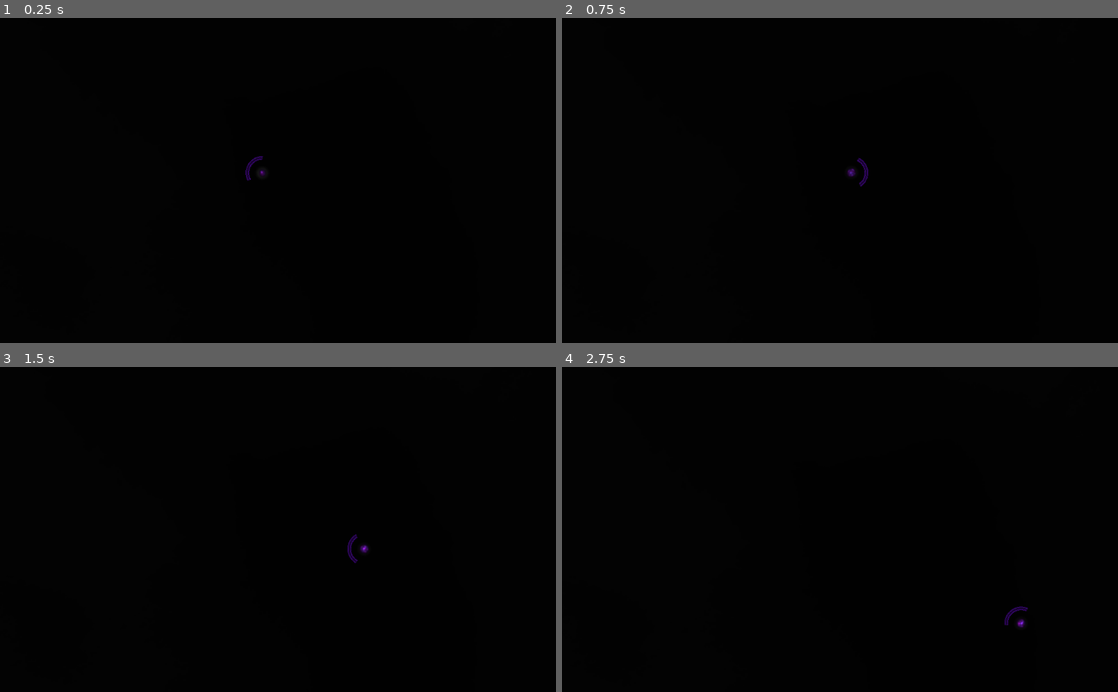
Above: before the commit, frames 1-4 (two rows, left to right).
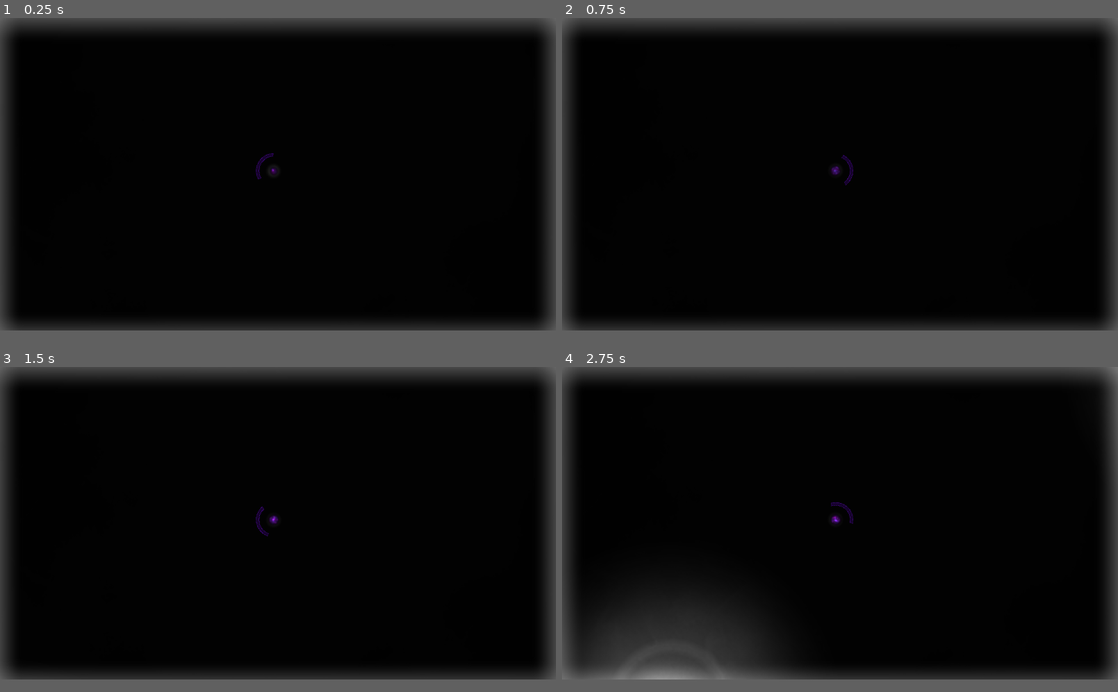
Above: after the commit, the same moments.

Repository: Ascept94/GameHamBurger
Game: Godot game, scene res://Scenes/main.tscn
Same seed, same stepped clock (60 frames per second), same inputs: the game is played once before the commit and once after it.
Inputs (mouse positions are in pixels of both pictures, inside the frame that each line leads up to):
- Up to frame 1 (0.25 s): no input
- Up to frame 2 (0.75 s): tap Enter at 0.5 s; move the mouse to (962, 164) at 0.52 s; hold D (move_right) from 0.53 s (still down)
- Up to frame 3 (1.5 s): tap Space at 1.25 s; move the mouse to (166, 545) at 1.27 s; release D (move_right) at 1.28 s; hold S (move_down) from 1.28 s (still down)
- Up to frame 4 (2.75 s): move the mouse to (895, 458) at 2.02 s; release S (move_down) at 2.03 s; hold D (move_right) from 2.03 s (still down)
In our replay, the window is 800x468 before the commit and 800x450 after it. These sizes can differ from the game's own. Grey fills any space a smaller window leaves; there, only what the larger window draws over its background counts as a difference.

The runs differ from the first frame. In frame 1, 9.7% of the frame differs, in the area x 0-100%, y 0-97%; in frame 2, 9.7%; in frame 3, 9.7%; in frame 4, 17%.

Commit message:
Ya casi todo va bien

Diff:
--- a/Scenes/Light2D.tscn
+++ b/Scenes/Light2D.tscn
@@ -5,14 +5,13 @@
 [ext_resource path="res://Scripts/GlowFlicker3.gd" type="Script" id=3]
 [ext_resource path="res://Scripts/PoinLight.gd" type="Script" id=4]
 
-
 [sub_resource type="CircleShape2D" id=1]
 radius = 13.0
 
 [node name="PointLight" type="Node2D"]
 script = ExtResource( 4 )
-speed = 250.0
-radius = 175.0
+speed = 225.0
+radius = 500.0
 
 [node name="Light2D" type="Light2D" parent="."]
 position = Vector2( 0, -1.27631 )
--- a/Scenes/Spawer.tscn
+++ b/Scenes/Spawer.tscn
@@ -2,7 +2,6 @@
 
 [ext_resource path="res://Scripts/Spawer.gd" type="Script" id=1]
 [ext_resource path="res://Scenes/Light2D.tscn" type="PackedScene" id=2]
-
 
 [node name="Spawer" type="Node2D"]
 script = ExtResource( 1 )
@@ -10,6 +9,6 @@
 light = ExtResource( 2 )
 
 [node name="Timer" type="Timer" parent="."]
-wait_time = 5.0
+wait_time = 0.2
 autostart = true
 [connection signal="timeout" from="Timer" to="." method="_on_Timer_timeout"]
--- a/Scenes/main.tscn
+++ b/Scenes/main.tscn
@@ -1,14 +1,17 @@
-[gd_scene load_steps=7 format=2]
+[gd_scene load_steps=9 format=2]
 
 [ext_resource path="res://Sprites/WhiteBackground.png" type="Texture" id=1]
 [ext_resource path="res://Scripts/JustRotate.gd" type="Script" id=2]
 [ext_resource path="res://Scenes/Player.tscn" type="PackedScene" id=3]
 [ext_resource path="res://Songs/08 Nana 3.ogg" type="AudioStream" id=4]
 [ext_resource path="res://Sprites/Clouds.png" type="Texture" id=5]
+[ext_resource path="res://Sprites/Border.png" type="Texture" id=6]
 [ext_resource path="res://Scenes/Spawer.tscn" type="PackedScene" id=7]
 
+[sub_resource type="CanvasItemMaterial" id=1]
+light_mode = 1
+
 [node name="Node2D" type="Node2D"]
-position = Vector2( 28.0095, -28.0095 )
 
 [node name="Background" type="Sprite" parent="."]
 modulate = Color( 0.0392157, 0.0392157, 0.0392157, 1 )
@@ -16,19 +19,31 @@
 texture = ExtResource( 1 )
 
 [node name="BacgroundsClouds" type="Sprite" parent="."]
-modulate = Color( 0.0392157, 0.0392157, 0.0392157, 0.937255 )
-position = Vector2( 0, 400 )
+modulate = Color( 0.0509804, 0.0509804, 0.0509804, 0.796078 )
+position = Vector2( 987.5, 737.969 )
+rotation = 1.74533
 scale = Vector2( 4, 4 )
 texture = ExtResource( 5 )
 script = ExtResource( 2 )
 
-[node name="Camera2D" type="Camera2D" parent="."]
+[node name="Camera2D" type="Camera2D" parent="." groups=[
+"Camera",
+]]
 anchor_mode = 0
 current = true
+process_mode = 0
+
+[node name="Border" type="Sprite" parent="Camera2D"]
+modulate = Color( 1, 1, 1, 0.498039 )
+material = SubResource( 1 )
+position = Vector2( 960, 540 )
+texture = ExtResource( 6 )
+region_rect = Rect2( 0, 0, 1980, 1020 )
 
 [node name="Player" parent="." instance=ExtResource( 3 )]
-position = Vector2( 483.171, 285.772 )
-speed = 250.0
+position = Vector2( 944.87, 528.112 )
+scale = Vector2( 2, 2 )
+speed = 225.0
 
 [node name="AudioStreamPlayer" type="AudioStreamPlayer" parent="."]
 stream = ExtResource( 4 )
@@ -38,3 +53,4 @@
 }
 
 [node name="Spawer" parent="." instance=ExtResource( 7 )]
+scale = Vector2( 2, 2 )
--- a/Scripts/Player.gd
+++ b/Scripts/Player.gd
@@ -6,9 +6,11 @@
 export var speed: float = 15000
 
 var pre_joystickpos: Vector2  = Vector2()
+var camera: Camera2D
 
 func _ready():
 	_setBarrier()
+	camera = get_tree().get_nodes_in_group("Camera")[0]
 	pass
 
 func _process(delta):
@@ -16,12 +18,19 @@
 	_movePlayer(delta)
 	pass
 
+func _physics_process(delta):
+	if (health < 1):
+		health += 0.0004
+	_setBarrier()
+	pass
+
 func _movePlayer(delta):
 	var step: Vector2 = Vector2(
 		Input.get_action_strength("move_right")-Input.get_action_strength("move_left"),
 		Input.get_action_strength("move_down")-Input.get_action_strength("move_up")
 	)
-	self.position += step * speed * delta
+
+	self.position = _isInBounds(self.position + step * speed * delta )
 	pass
 
 func _moveBarrier():
@@ -31,20 +40,31 @@
 		Input.get_action_strength("move_barrier_up")-Input.get_action_strength("move_barrier_down")
 	)
 
-
-
 	var angle = 0
 	if Input.get_connected_joypads():
 		angle = joystickPos.angle() if (joystickPos.length() >= 0.4)	else self.rotation
 	else:
 		angle = self.global_position.angle_to_point(mousePos)
 
+	angle = _normalizeAngle(angle)
+	self.rotation = _normalizeAngle(self.rotation)
 	var weight = min( (2*PI+2) / (abs(self.rotation - angle)*10+2*PI), 1 )
 	self.rotation = lerp_angle(self.rotation,angle,weight )
 
 	pre_joystickpos = joystickPos
 
 	pass
+
+func _isInBounds(newPos):
+	var window_size = OS.window_size
+
+	if (newPos.y > window_size.y || newPos.y < 0):
+		newPos.y = self.position.y
+	if (newPos.x > window_size.x || newPos.x < 0):
+		newPos.x = self.position.x
+
+	return newPos
+
 
 func _setBarrier():
 	var points = _calculateCircle(radius)
@@ -63,7 +83,16 @@
 	return points
 	pass
 
+func _normalizeAngle(angle):
+	while(angle > 2*PI):
+		angle -= 2*PI
+	while(angle < 0):
+		angle += 2*PI
 
-func _on_damage(vector):
-	print(vector)
+	return angle
+	pass
+
+func _on_damage(distance):
+	health -= 0.001*(5-distance/100)
+	#_setBarrier()
 	pass # Replace with function body.
--- a/Scripts/PoinLight.gd
+++ b/Scripts/PoinLight.gd
@@ -38,7 +38,8 @@
 	var player_distance = player.global_position.distance_to(self.global_position)
 	if player_distance < radius:
 		$RayCast2D.set_cast_to(player.global_position - self.global_position)
-		if not $RayCast2D.is_colliding():
+		yield(get_tree().create_timer(0.001), "timeout")
+		if not $RayCast2D.is_colliding() || $RayCast2D.get_collision_point().distance_to(self.global_position) > player_distance :
 			emit_signal("damage", player_distance)
 	pass
 func _check_screen_bounds():
@@ -60,10 +61,11 @@
 func _on_Area2D_area_entered(area):
 	var difference: Vector2 = self.global_position - area.global_position
 	direction = direction.bounce(difference.normalized())
+	_move(0.01)
 	pass # Replace with function body.
 
 
 func _on_VisibilityNotifier2D_viewport_entered(viewport):
-	yield(get_tree().create_timer(1), "timeout")
+	yield(get_tree().create_timer(0.75), "timeout")
 	check_bounds = true
 	pass # Replace with function body.
--- a/Scripts/Spawer.gd
+++ b/Scripts/Spawer.gd
@@ -14,6 +14,7 @@
 	pass
 
 func _spawn_light():
+	$Timer.wait_time = 30
 	var viewport_size = get_viewport().size
 	var obj = light.instance()
 	var direction = DIRECTIONS.values()[randi() % DIRECTIONS.size()]
--- a/project.godot
+++ b/project.godot
@@ -18,6 +18,13 @@
 config/name="Corona Game Ham Burger"
 run/main_scene="res://Scenes/main.tscn"
 config/icon="res://icon.png"
+
+[display]
+
+window/size/width=1920
+window/size/height=1080
+window/size/fullscreen=true
+window/stretch/mode="viewport"
 
 [input]
 
Binary file added: Sprites/Border.png
Not shown, added: Sprites/Border.png.import
